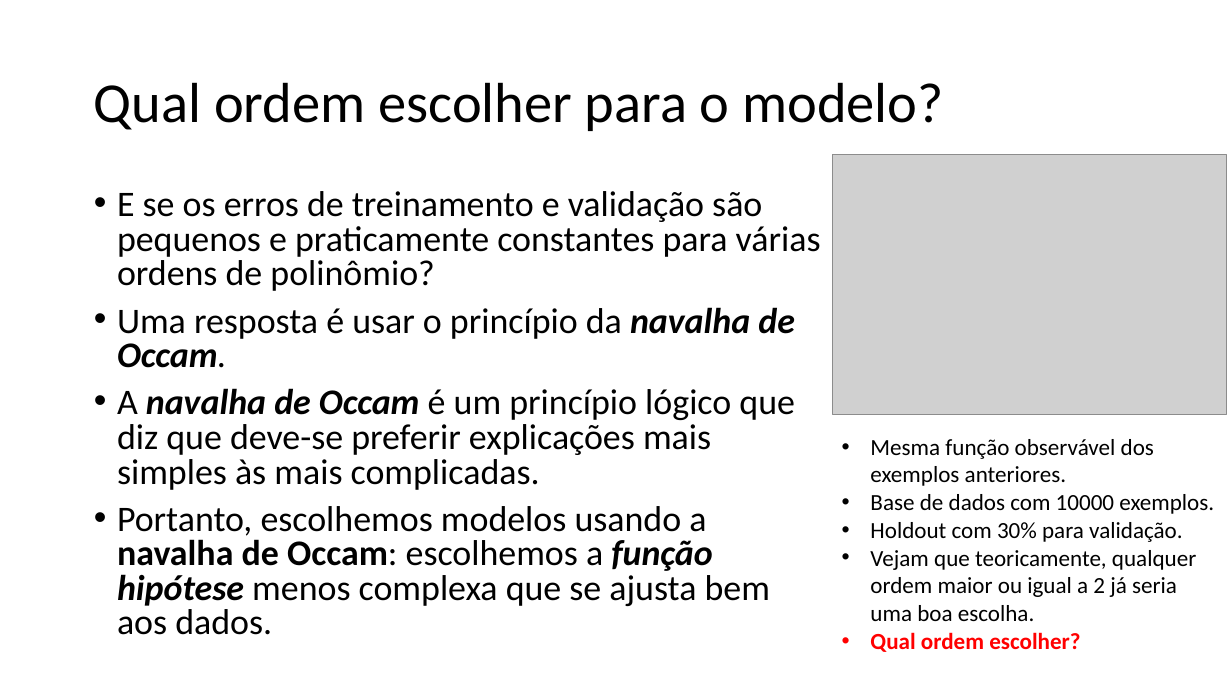
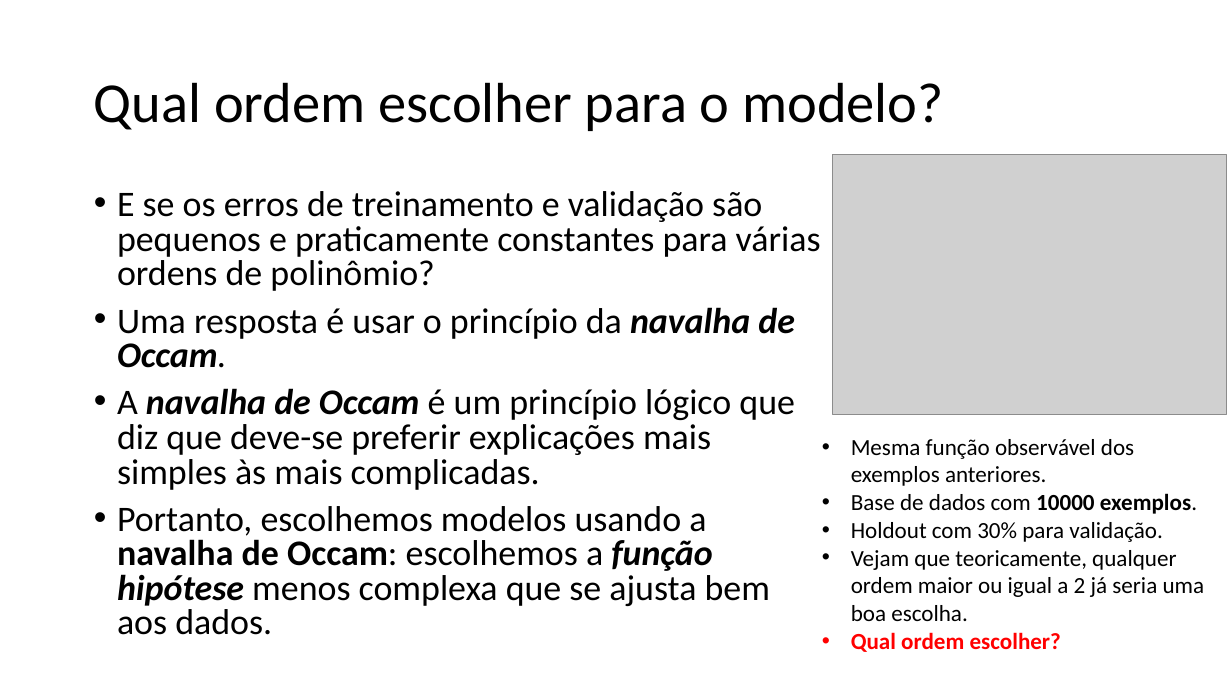
Before and after one commit to zz4fap/t319_aprendizado_de_maquina, a slide deck: slide 12 of slides/T319_Regressão_Linear (Parte V).pptx. Drawn at 1232x693 pixels with LibreOffice and Linux fonts; fonts in the diff are those of the drawing; grey boxes stand for pictures. Boxes give left, top, right and bottom in pixels: in the first picture for what was removed or moved away, otherwise in the second. Text is boxed around its words. In the diff, an @@ line names an element or a change of style, - is before the commit and + after.

```diff
--- a/slides/T319_Regressão_Linear (Parte V).pptx
+++ b/slides/T319_Regressão_Linear (Parte V).pptx
@@ text "Mesma função observável dos exemplos ...": place and size @@
-text "Mesma função observável dos exemplos ..." at <box>870,439,1214,652</box>
+text "Mesma função observável dos exemplos ..." at <box>851,439,1205,652</box>
@@ text at <box>851,493,1197,514</box>: bold on in "10000 exemplos." @@
```
Also in this commit, not shown: 2 other slides changed, 1 other file.
